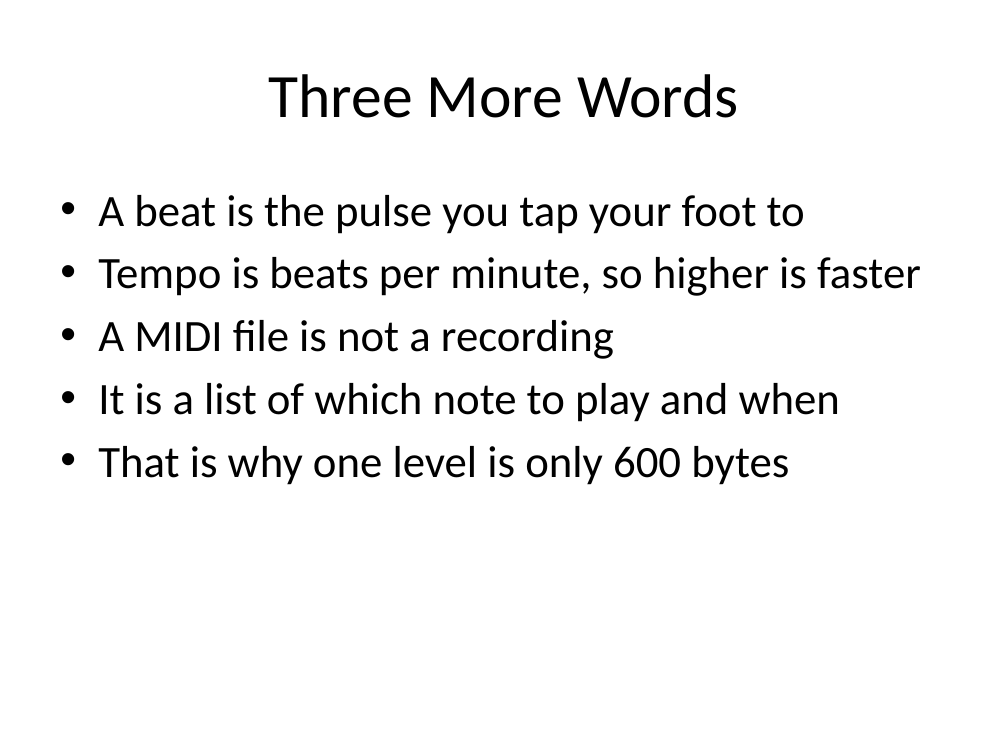
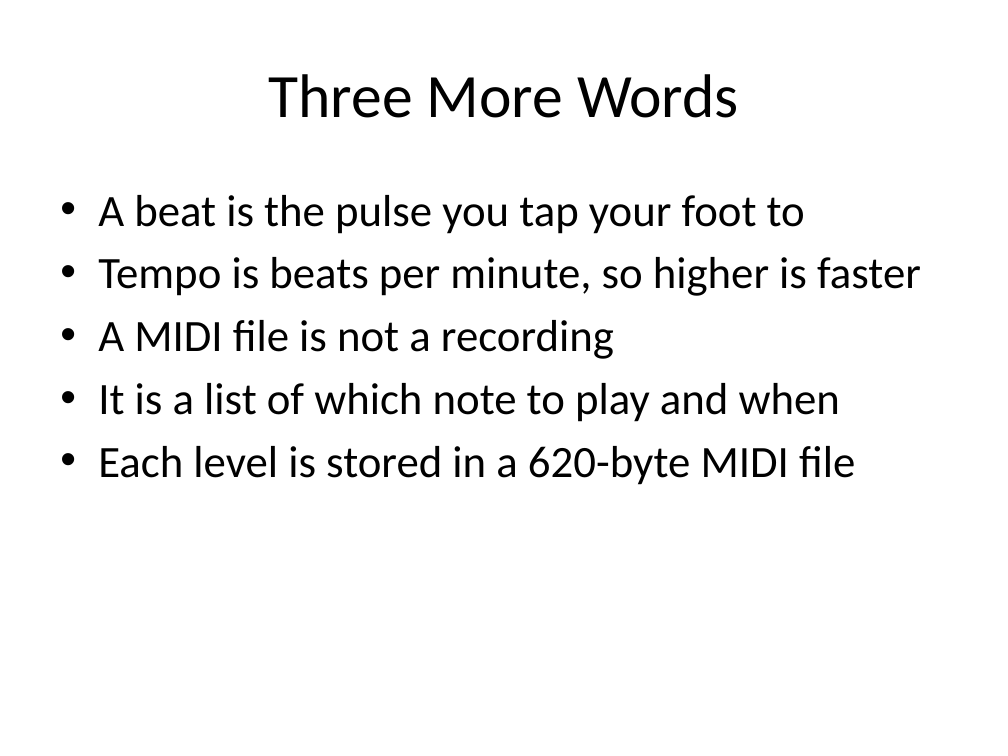
Before and after one commit to SUMMERxKx/musicGenerator, a slide deck: slide 5 of Presentation.pptx. Drawn at 1008x756 pixels with LibreOffice and Linux fonts; fonts in the diff are those of the drawing. Boxes give left, top, right and bottom in pixels: in the first picture for what was removed or moved away, otherwise in the second. Text is boxed around its words. In the diff, an @@ line names an element or a change of style, - is before the commit and + after.

```diff
--- a/Presentation.pptx
+++ b/Presentation.pptx
@@ text at [98, 446, 855, 485]: text changed @@
-• That is why one level is only 600 bytes
+• Each level is stored in a 620-byte MIDI file
```
Also in this commit, not shown: 2 other slides changed, 5 other files.
